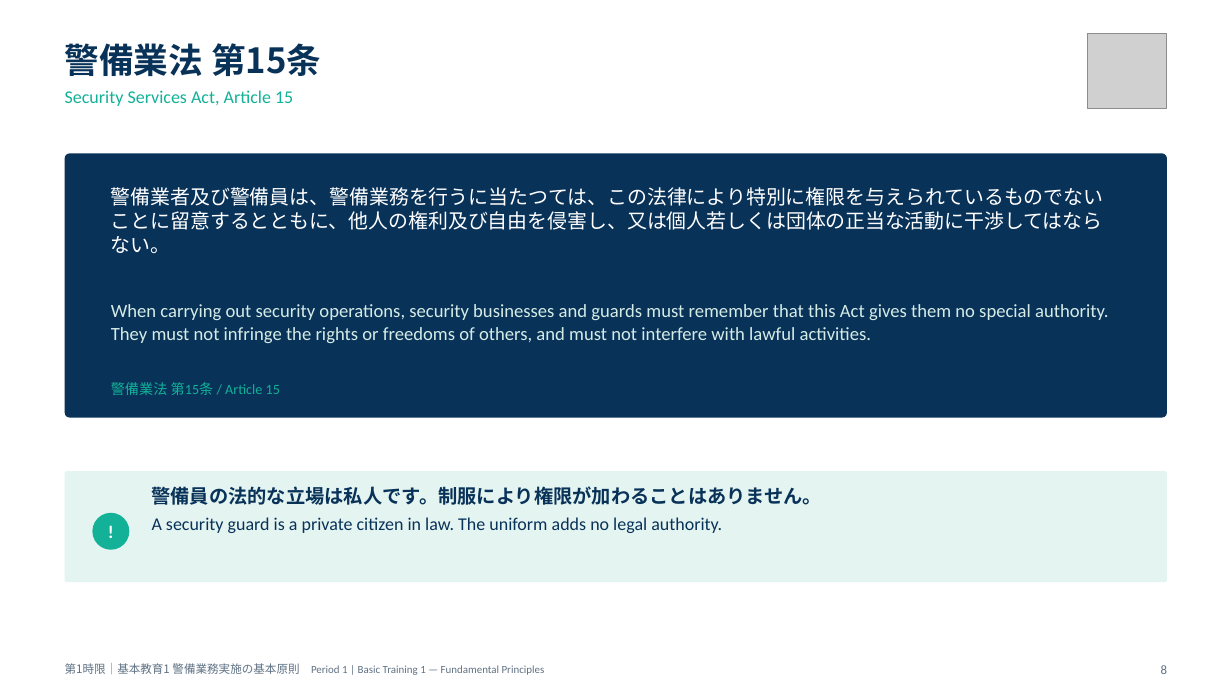
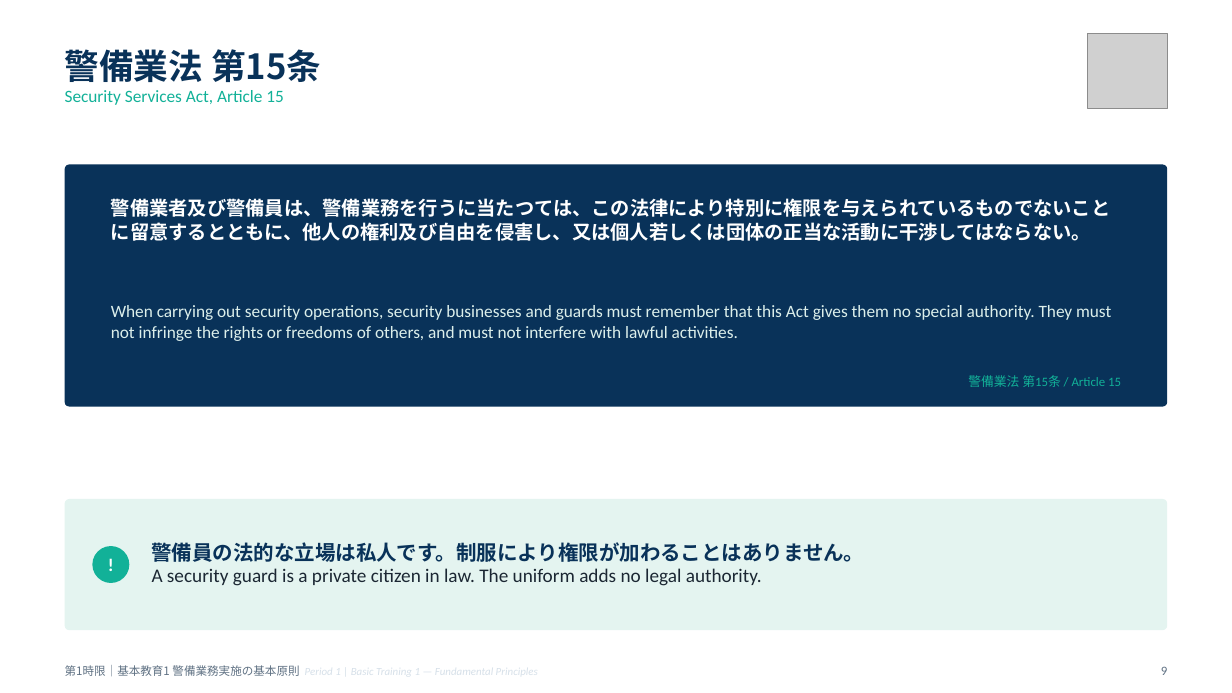
Before and after one commit to hrsmhiroshi-cpu/Training-, a slide deck: slide 9 of 新任講習/out/01_1限_警備業務実施の基本原則.pptx (slide 8 before the commit). Drawn at 1232x693 pixels with LibreOffice and Linux fonts; fonts in the diff are those of the drawing; grey boxes stand for pictures. Boxes give left, top, right and bottom in pixels: in the first picture for what was removed or moved away, otherwise in the second. Text is boxed around its words. In the diff, an @@ line names an element or a change of style, - is before the commit and + after.

```diff
--- a/新任講習/out/01_1限_警備業務実施の基本原則.pptx
+++ b/新任講習/out/01_1限_警備業務実施の基本原則.pptx
@@ text "警備業法 第15条" at (x1=65, y1=49, x2=321, y2=105): size 14 to 13.5 pt in "Security Services Act, Article 15"; line spacing 1 to 0.94; less space between paragraphs @@
@@ rounded rectangle resized from (x1=65, y1=153, x2=1167, y2=418) to (x1=65, y1=165, x2=1167, y2=407) @@
@@ text "警備業者及び警備員は、警備業務を行うに当たつては、この法律により特別に権限を与えられているものでないことに留意するととも ..." moved from (x1=111, y1=187, x2=1104, y2=253) to (x1=111, y1=198, x2=1110, y2=241) @@
@@ text "警備業者及び警備員は、警備業務を行うに当たつては、この法律により特別に権限を与えられているものでないことに留意するととも ..." at (x1=111, y1=198, x2=1110, y2=241): size 15.5 to 15 pt, bold on; line spacing 1 to 1.02 @@
@@ text "When carrying out security operations, ..." at (x1=111, y1=305, x2=1111, y2=341): size 14.5 to 13.5 pt, text colour #D5ECE6 to #DCEFEB @@
@@ text "警備業法 第15条 / Article 15" moved from (x1=111, y1=382, x2=280, y2=395) to (x1=968, y1=375, x2=1121, y2=387) @@
@@ text "警備業法 第15条 / Article 15" at (x1=968, y1=375, x2=1121, y2=387): size 11 to 10 pt; alignment left to right; vertical alignment top to middle @@
@@ rounded rectangle resized from (x1=65, y1=471, x2=1167, y2=582) to (x1=65, y1=499, x2=1167, y2=630) @@
@@ rounded rectangle at (x1=65, y1=499, x2=1167, y2=630): proportions changed @@
@@ text "警備員の法的な立場は私人です。制服により権限が加わることはありません。" moved from (x1=152, y1=486, x2=823, y2=533) to (x1=152, y1=542, x2=865, y2=586) @@
@@ text "警備員の法的な立場は私人です。制服により権限が加わることはありません。" at (x1=152, y1=542, x2=865, y2=586): size 15 to 16 pt in "警備員の法的な立場は私人です。制服により権限が加わることはありません。"; size 14 to 15 pt, text colour #093259 to #1B2733 in "A security guard is a private citizen ..."; line spacing 1 to 0.95; less space between paragraphs; vertical alignment top to middle @@
@@ text in ellipse at (x1=92, y1=546, x2=129, y2=583): text removed @@
-!
@@ ellipse moved from (x1=92, y1=513, x2=129, y2=550) to (x1=92, y1=546, x2=129, y2=583) @@
@@ text added at (x1=92, y1=546, x2=129, y2=583), 14 pt, text #FFFFFF, bold @@
+!
@@ text "第1時限｜基本教育1 警備業務実施の基本原則 Period 1 | ..." at (x1=65, y1=665, x2=299, y2=676): text colour #5F7183 to #D6E0E9, italic on in "Period 1 | Basic Training 1 — ..."; vertical alignment top to middle @@
```
Also in this commit, not shown: 18 other slides changed, 3 slides added, 6 slides removed, 14 other files.
